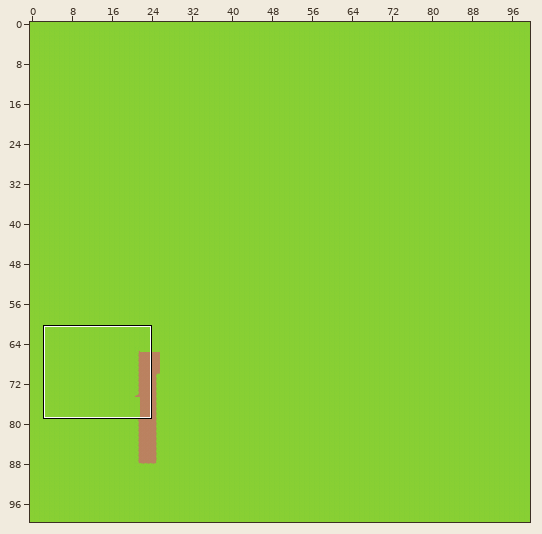
Tiled map -- FinalProject/exampleGame/assets/tileTest/Stage1.tmx. The first picture is a wide view before the edit; the outline marks the close-up.
Close-up. Old version:
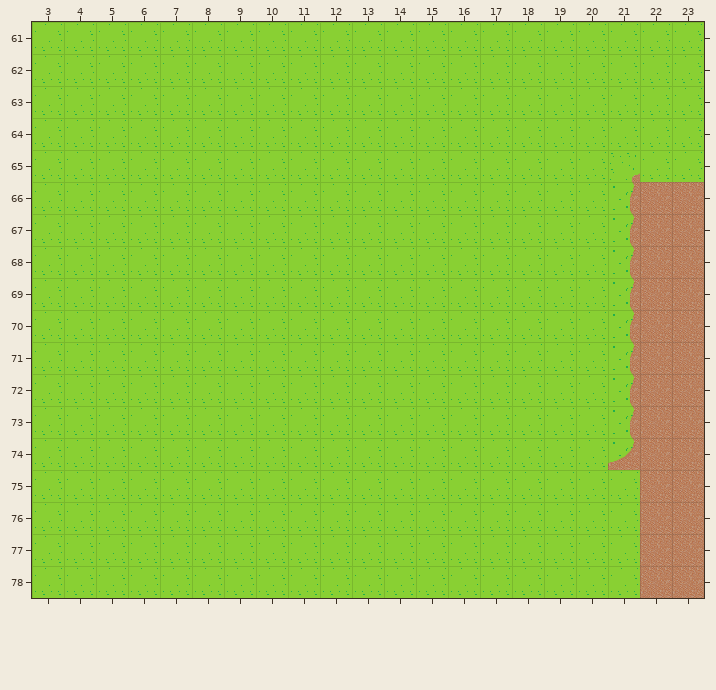
Cells are 32x32 px. Shown: x 3..23, y 61..78. The commit also changed other parts of the map, which this record leaves out.
The result:
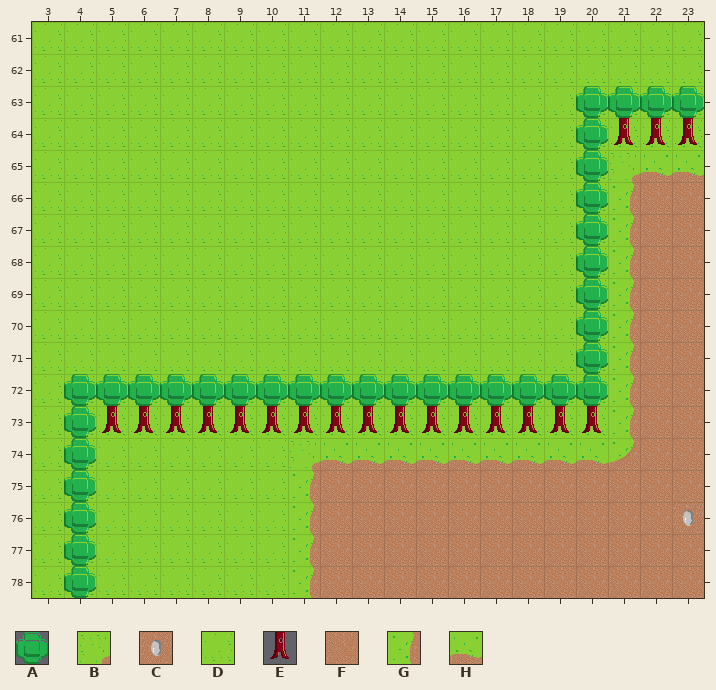
Key: from "common": A 0, B 1, C 2 turned 270, D 3, E 5, F 11, G 13, H 16.
_ is an empty cell.
Difference:
Layer "BackGround1":
The author changed tile D to tile B in row 74 at x 11.
The author changed tile F to tile C in row 76 at x 23.
The author changed tile D to tile F in rows 75 to 78 at x 12 to 21.
The author changed tile D to tile G in rows 75 to 78 at x 11.
The author changed tile D to tile H in row 65 at x 22 to 23; in row 74 at x 12 to 20.
Layer "Collision1":
Tile A now appears in row 63 at x 20 to 23; in rows 64 to 71 at x 20; in row 72 at x 4 to 20; in rows 73 to 78 at x 4.
Tile E now appears in row 64 at x 21 to 23; in row 73 at x 5 to 20.
Pixel boxes of the changes (left, top, right, bottom) in both close-ups:
changed: (64, 86, 704, 598)
